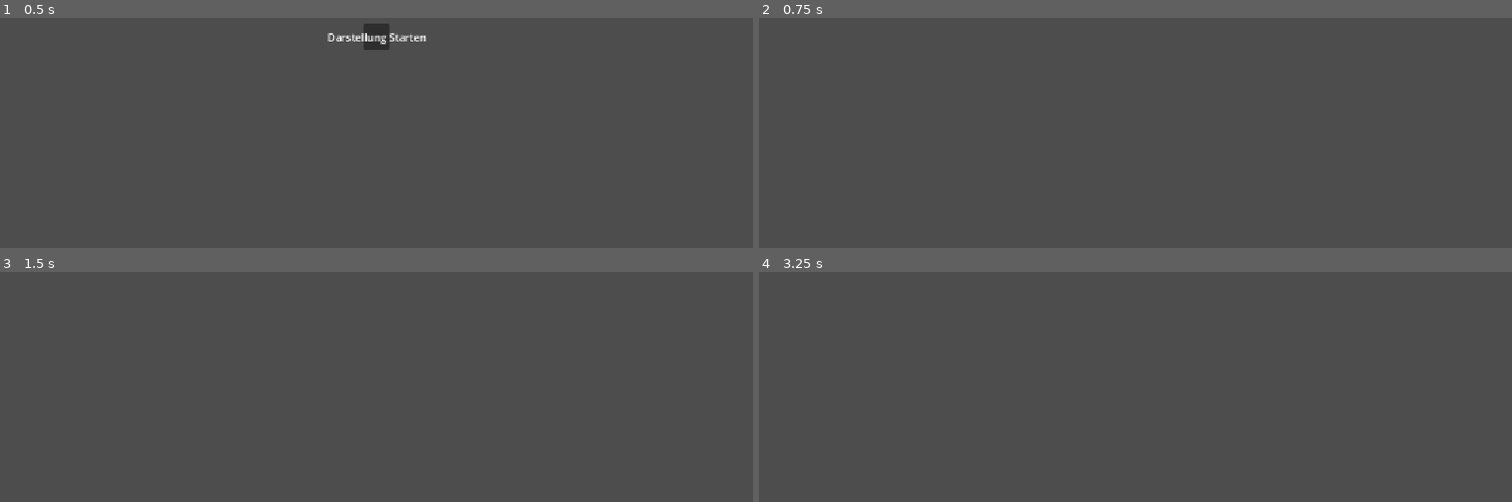
Above: before the commit, frames 1-4 (two rows, left to right).
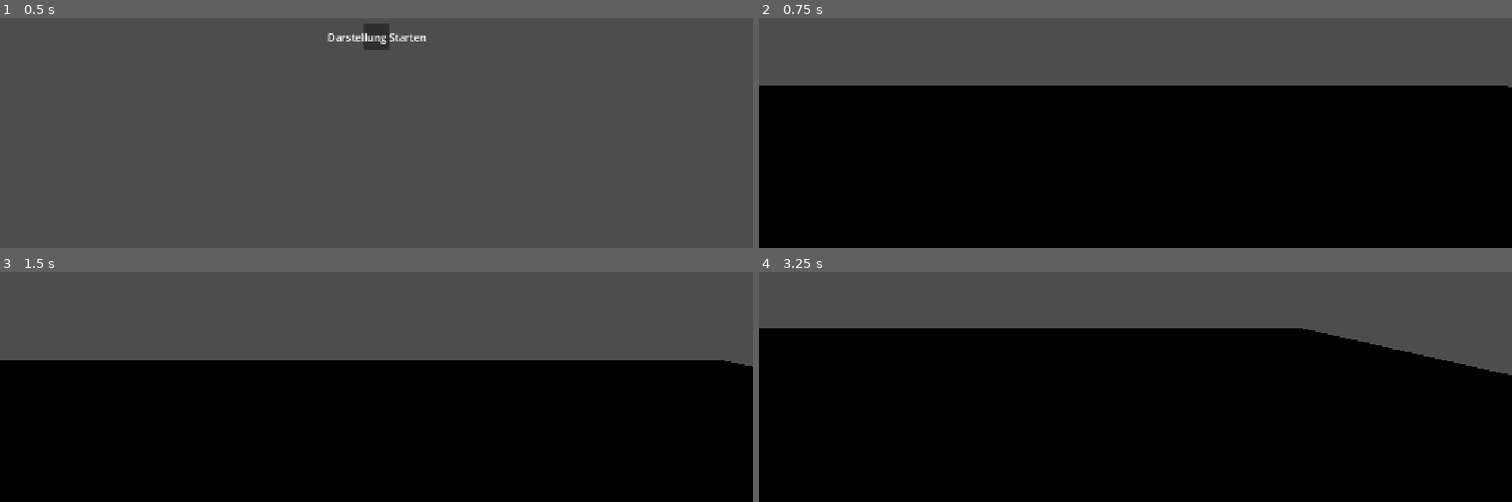
Above: after the commit, the same moments.

Repository: JoshuahMi/WeltenbastlerWalkingSimulator
Game: Godot game, scene res://Template/Main/WbWsMain.tscn
The game is run twice, just before and just after one commit, with the same random seed, the same clock (stepped at 60 frames per second) and the same inputs.
Inputs:
- Up to frame 1 (0.5 s): no input
- Up to frame 2 (0.75 s): click "Darstellung Starten" at 0.5 s
- Up to frame 3 (1.5 s): tap Enter (ui_accept) at 1.25 s; hold Right (ui_right) from 1.28 s (still down)
- Up to frame 4 (3.25 s): tap Enter (ui_accept) at 1.52, 2.27 s; release Right (ui_right) at 2.03 s; hold Down (ui_down) 2.03-2.78 s; hold Right (ui_right) from 2.78 s (still down)

Frame 1 is identical in both runs. In frame 2, 71% of the frame differs, in the area x 0-100%, y 29-100%; in frame 3, 62%; in frame 4, 73%, in the area x 0-100%, y 24-100%.

Commit message:
Spawning now works

Diff:
--- a/Presentation/Database/LevelDatabase.tres
+++ b/Presentation/Database/LevelDatabase.tres
@@ -12,5 +12,6 @@
 
 [resource]
 script = ExtResource("1_28wrd")
+start_adress = "Example"
 levels = Array[ExtResource("1_tm3rj")]([SubResource("Resource_24aui")])
 metadata/_custom_type_script = "uid://dr2si0xd8aj1n"
--- a/Presentation/Levels/ExampleLevel.tscn
+++ b/Presentation/Levels/ExampleLevel.tscn
@@ -5,3 +5,7 @@
 [node name="ExampleLevel" type="Node3D" unique_id=2135115398]
 script = ExtResource("1_fqdhf")
 metadata/_custom_type_script = "uid://bppu1gw6eq55r"
+
+[node name="CSGBox3D" type="CSGBox3D" parent="." unique_id=1040682627]
+use_collision = true
+size = Vector3(29.960938, 1, 22.405273)
--- a/Template/Main/Game/Player/WbWsPlayer.tscn
+++ b/Template/Main/Game/Player/WbWsPlayer.tscn
@@ -8,4 +8,8 @@
 script = ExtResource("1_2ln1s")
 
 [node name="CollisionShape3D" type="CollisionShape3D" parent="." unique_id=1532172710]
+transform = Transform3D(1, 0, 0, 0, 1, 0, 0, 0, 1, 0, 1, 0)
 shape = SubResource("CapsuleShape3D_reusg")
+
+[node name="Camera3D" type="Camera3D" parent="." unique_id=1777465254]
+transform = Transform3D(1, 0, 0, 0, 1, 0, 0, 0, 1, 0, 2, 0)
--- a/Template/Main/Game/Player/wb_ws_player.gd
+++ b/Template/Main/Game/Player/wb_ws_player.gd
@@ -5,6 +5,11 @@
 const SPEED = 5.0
 const JUMP_VELOCITY = 4.5
 
+func _ready() -> void:
+
+	add_to_group("Player")
+
+	pass
 
 func _physics_process(delta: float) -> void:
 	# Add the gravity.
--- a/Template/Main/Game/WbWsGame.tscn
+++ b/Template/Main/Game/WbWsGame.tscn
@@ -1,6 +1,8 @@
 [gd_scene format=3 uid="uid://b2gug48icdjyb"]
 
 [ext_resource type="Script" uid="uid://b1nkdhxgc2jib" path="res://Template/Main/Game/wb_ws_game.gd" id="1_hf6ru"]
+[ext_resource type="PackedScene" uid="uid://c57fei1mjkn2y" path="res://Template/Main/Game/Player/WbWsPlayer.tscn" id="2_r6t7t"]
 
 [node name="WbWsGame" type="Node3D" unique_id=1558404010 groups=["Game"]]
 script = ExtResource("1_hf6ru")
+player_scene = ExtResource("2_r6t7t")
--- a/Template/Main/Game/wb_ws_game.gd
+++ b/Template/Main/Game/wb_ws_game.gd
@@ -5,6 +5,9 @@
 
 ## These are the levels the Designer defined
 var levels: WbWsLevelDatabase = preload("res://Presentation/Database/LevelDatabase.tres")
+
+@export var player_scene: PackedScene
+
 
 
 
@@ -18,15 +21,72 @@
 func _process(delta: float) -> void:
 	pass
 
+func load_starting_level():
+
+	# first, wipe all
+
+	wipe_world()
+
+	# Then instantiate the starting level scene
+
+	var starting_level_scene = levels.get_starting_level()
+
+	var starting_level = starting_level_scene.instantiate()
+
+	add_child(starting_level)
+
+	spawn_player(levels.get_starting_level_id().default_spawn_point)
+
 
 ## This function will delete the current level and load and instantiate a new one.
 ## Will also detach the player from the current level and add them as a child to the new one.
-func load_level():
+func load_level(adress: String):
+
+
 
 	pass
 
 
+
+## Will delete the player and the game world
+func wipe_world():
+
+	var player = get_tree().get_first_node_in_group("Player")
+
+	if is_instance_valid(player):
+		player.queue_free()
+
+	var level = get_tree().get_first_node_in_group("Level")
+
+	if is_instance_valid(level):
+		level.queue_free()
+
+
+
+
+
+
 ## This function will spawn the player into the current level.
-func spawn_player():
+func spawn_player(spawn_point: Vector3):
+
+	# First delete the player
+
+	var players: = get_tree().get_nodes_in_group("Player")
+
+	for player in players:
+		player.queue_free()
+
+
+	# Then spawn them
+
+	var player := player_scene.instantiate()
+
+	player.visible = false
+
+	add_child(player)
+
+	player.global_position = spawn_point
+
+	player.visible = true
 
 	pass
--- a/Template/Main/WbWsMain.tscn
+++ b/Template/Main/WbWsMain.tscn
@@ -2,7 +2,9 @@
 
 [ext_resource type="Script" uid="uid://dbeyvfmhskutc" path="res://Template/Main/wb_ws_main.gd" id="1_3cxpi"]
 [ext_resource type="PackedScene" uid="uid://dtshkux12qx2l" path="res://Template/Main/MainMenu/WbWsMainMenu.tscn" id="2_tsyxs"]
+[ext_resource type="PackedScene" uid="uid://b2gug48icdjyb" path="res://Template/Main/Game/WbWsGame.tscn" id="3_2k5fj"]
 
 [node name="WbWsMain" type="Node" unique_id=487100017 groups=["Main"]]
 script = ExtResource("1_3cxpi")
 main_menu_scene = ExtResource("2_tsyxs")
+game_scene = ExtResource("3_2k5fj")
--- a/Template/Main/wb_ws_main.gd
+++ b/Template/Main/wb_ws_main.gd
@@ -52,8 +52,7 @@
 
 		add_child(game)
 
-
-
+		game.load_starting_level()
 
 
 
--- a/Template/Types/WbWsLevelDatabase.gd
+++ b/Template/Types/WbWsLevelDatabase.gd
@@ -5,3 +5,34 @@
 
 ## The actual levels the presentation contains
 @export var levels: Array[WbWsLevelIdentity]
+
+func get_level_id_by_adress(adress: String) -> WbWsLevelIdentity:
+
+	for level_id in levels:
+
+		if level_id.adress == adress:
+
+			return level_id
+
+
+	return null
+
+func get_starting_level_id() -> WbWsLevelIdentity:
+
+	return get_level_id_by_adress(start_adress)
+
+
+func get_level_by_adress(adress: String) -> PackedScene:
+
+	for level_id in levels:
+
+		if level_id.adress == adress:
+
+			return level_id.level
+
+
+	return null
+
+func get_starting_level() -> PackedScene:
+
+	return get_level_by_adress(start_adress)
--- a/Template/Types/WbWsLevelIdentity.gd
+++ b/Template/Types/WbWsLevelIdentity.gd
@@ -4,3 +4,4 @@
 
 @export var adress: String
 @export var level: PackedScene
+@export var default_spawn_point: Vector3
--- a/project.godot
+++ b/project.godot
@@ -32,6 +32,7 @@
 TeleportPoint=""
 Iwo=""
 Hud=""
+Player=""
 
 [input]
 
